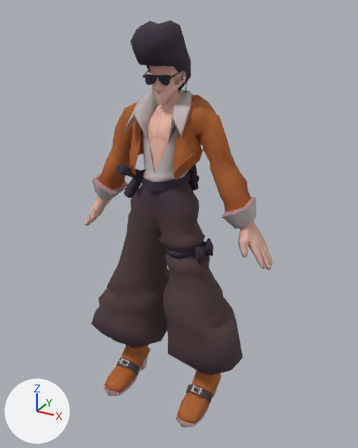
The FBX model Stylish Thief/Assets/Animation_Tests/Dropkicker/Dropkicker_Animation.fbx: old version first, new version second.
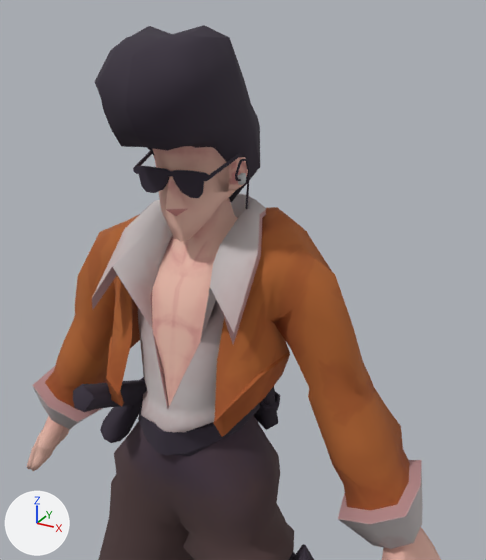
Each version appears first whole from a camera (50 mm lens) standing at (1.075, -1.823, 1.867) and looking at (0.018, 0.099, 0.906), and next in a close-up from a camera (50 mm lens) standing at (0.573, -0.865, 1.87) and looking at (0.073, 0.046, 1.415). The axes (+X, +Y, +Z) are drawn at lower left. The lights are the same throughout. The last two pictures show the newer version. Vertices at exactly the same position are counted once.

The older version as bpy lines, for what is in view:
```python
me_cube_005 = bpy.data.meshes.new('Cube.005')
me_cube_005.from_pydata(...)  # 2932 vertices, 2906 faces; spans x -0.51..0.51, y -0.24..0.42, z 0.0..1.82
me_cube_005.materials.append(mat_material)
ob_pant_004 = bpy.data.objects.new('Pant.004', me_cube_005)
ob_pant_004.location = (0.0, 0.0, 0.0)
```
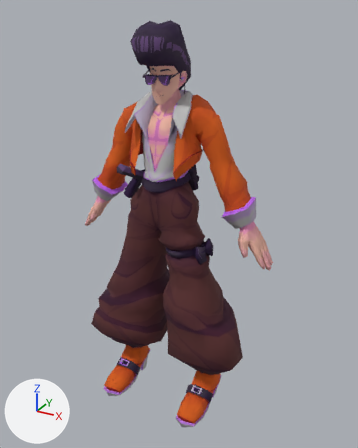
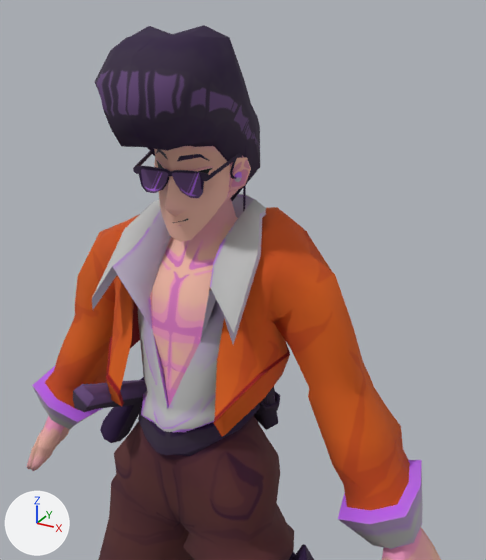
Commit message: Dropkicker added again

The change, as JSON lines over the scene's bpy script:
```json
{"op": "add", "block": "img_dropkicker_animation_4_body_normal_1001_png", "code": ["img_dropkicker_animation_4_body_normal_1001_png = load_image('Dropkicker_Animation 4_Body_Normal.1001.png', 'Dropkicker_Animation 4_Body_Normal.1001.png', 4096, 4096, 'Non-Color')"]}
{"op": "add", "block": "img_dropkicker_animation_4_body_basemap_1001_png", "code": ["img_dropkicker_animation_4_body_basemap_1001_png = load_image('Dropkicker_Animation 4_Body_BaseMap.1001.png', 'Dropkicker_Animation 4_Body_BaseMap.1001.png', 4096, 4096, 'sRGB')"]}
{"op": "add", "block": "img_dropkicker_animation_4_face_basemap_1002_png", "code": ["img_dropkicker_animation_4_face_basemap_1002_png = load_image('Dropkicker_Animation 4_Face_BaseMap.1002.png', 'Dropkicker_Animation 4_Face_BaseMap.1002.png', 4096, 4096, 'sRGB')"]}
{"op": "add", "block": "img_dropkicker_animation_4_face_normal_1002_png", "code": ["img_dropkicker_animation_4_face_normal_1002_png = load_image('Dropkicker_Animation 4_Face_Normal.1002.png', 'Dropkicker_Animation 4_Face_Normal.1002.png', 4096, 4096, 'Non-Color')"]}
{"op": "add", "block": "img_dropkicker_animation_4_eye_normal_1001_png", "code": ["img_dropkicker_animation_4_eye_normal_1001_png = load_image('Dropkicker_Animation 4_Eye_Normal.1001.png', 'Dropkicker_Animation 4_Eye_Normal.1001.png', 4096, 4096, 'Non-Color')"]}
{"op": "add", "block": "img_dropkicker_animation_4_eye_basemap_1001_png", "code": ["img_dropkicker_animation_4_eye_basemap_1001_png = load_image('Dropkicker_Animation 4_Eye_BaseMap.1001.png', 'Dropkicker_Animation 4_Eye_BaseMap.1001.png', 4096, 4096, 'sRGB')"]}
{"op": "add", "block": "mat_body", "code": ["mat_body = bpy.data.materials.new('Body')", "# uses the picture img_dropkicker_animation_4_body_basemap_1001_png", "# uses the picture img_dropkicker_animation_4_body_normal_1001_png"]}
{"op": "add", "block": "mat_face", "code": ["mat_face = bpy.data.materials.new('Face')", "# uses the picture img_dropkicker_animation_4_face_basemap_1002_png", "# uses the picture img_dropkicker_animation_4_face_normal_1002_png"]}
{"op": "add", "block": "mat_eye", "code": ["mat_eye = bpy.data.materials.new('Eye')", "# uses the picture img_dropkicker_animation_4_eye_basemap_1001_png", "# uses the picture img_dropkicker_animation_4_eye_normal_1001_png"]}
{"block": "me_cube_005", "where": "# used by ob_pant_004; location = (0.0, 0.0, 0.0)"}
{"op": "remove", "block": "me_cube_005", "code": "me_cube_005.from_pydata(...)  # 2932 vertices, 2906 faces; spans x -0.51..0.51, y -0.24..0.42, z 0.0..1.82"}
{"op": "add", "block": "me_cube_005", "code": "me_cube_005.from_pydata(...)  # 3148 vertices, 3089 faces; spans x -0.51..0.51, y -0.24..0.42, z 0.0..1.82"}
{"block": "me_cube_005", "change": "me_cube_005 part 1: 31 vertices moved from x -0.09..0.08, y -0.02..0.13, z 1.48..1.67 to x -0.09..0.07, y -0.03..0.13, z 1.48..1.67; 103 vertices removed from x -0.1..0.08, y -0.02..0.13, z 1.48..1.67; 319 vertices added at x -0.1..0.08, y -0.08..0.13, z 1.25..1.68"}
{"block": "me_cube_005", "change": "me_cube_005 part 2: 342 kept faces spanning x -0.51..0.51, y -0.1..0.15, z 0.03..1.66 get new texture (UV) coordinates"}
{"block": "me_cube_005", "change": "me_cube_005 part 3: 2655 faces spanning x -0.51..0.51, y -0.24..0.42, z 0.0..1.82 switch from mat_material to mat_body"}
{"op": "add", "block": "me_cube_005", "code": "me_cube_005.materials.append(mat_eye)"}
{"op": "add", "block": "me_cube_005", "code": "me_cube_005.materials.append(mat_face)"}
```

Where the change shows, as pixel boxes (x1, y1, x2, y2) in the close-ups (486 x 560 px):
```json
{"part": 1, "of": "me_cube_005", "change": "built on", "before": [153, 146, 250, 263], "after": [152, 146, 251, 406]}
{"part": 2, "of": "me_cube_005", "change": "surface changed", "before": [28, 143, 266, 463], "after": [28, 143, 266, 463]}
{"part": 3, "of": "me_cube_005", "change": "recoloured", "before": [28, 26, 424, 560], "after": [28, 26, 424, 560]}
```
